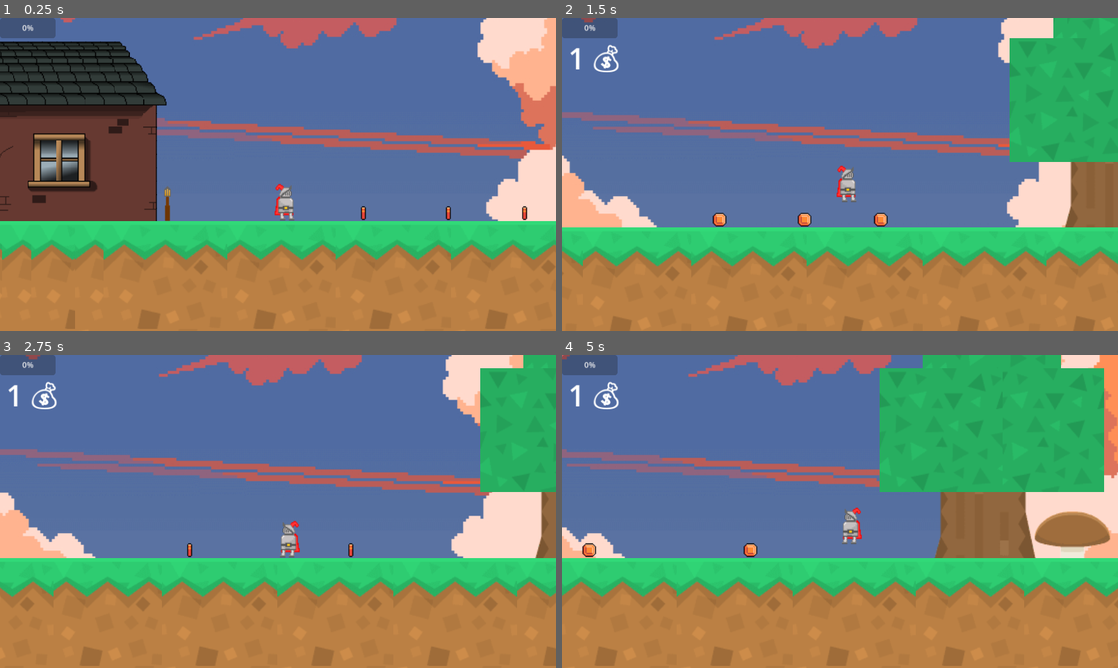
Above: before the commit, frames 1-4 (two rows, left to right).
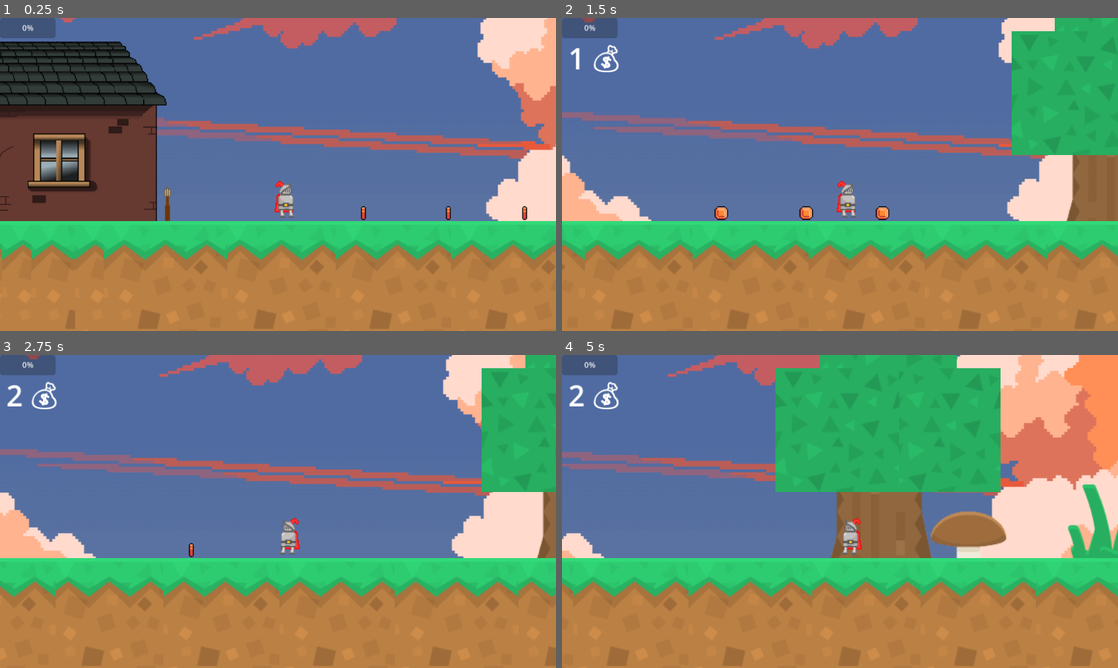
Above: after the commit, the same moments.

Repository: NotCritKai/TCITC
Game: Godot game, scene res://scenes/Scene1GAME.tscn
Same seed, same stepped clock (60 frames per second), same inputs: the game is played once before the commit and once after it.
Inputs:
- Up to frame 1 (0.25 s): no input
- Up to frame 2 (1.5 s): hold D (move_right) from 0.53 s (still down); tap W (jump) at 0.6, 0.77, 1.07, 1.35 s
- Up to frame 3 (2.75 s): tap W (jump) at 1.52, 1.82, 2.1 s; release D (move_right) at 2.03 s; hold A (move_left) from 2.03 s (still down)
- Up to frame 4 (5 s): release A (move_left) at 2.78 s; hold D (move_right) 2.78-4.28 s; tap W (jump) at 2.85, 3.02, 3.32, 3.6, 3.77, 4.07, 4.35, 4.52, 4.82 s; hold A (move_left) from 4.28 s (still down)

The runs differ from the first frame. In frame 1, 0.3% of the frame differs, in the area x 49-53%, y 52-65%; in frame 2, 8.2%; in frame 3, 1.7%; in frame 4, 32%, in the area x 0-100%, y 0-100%.

Commit message:
Enemy Movement

Diff:
--- /dev/null
+++ b/scenes/Enemy Scenes/enemy.tscn
@@ -0,0 +1,31 @@
+[gd_scene load_steps=5 format=3 uid="uid://c406akgi71htn"]
+
+[ext_resource type="Script" path="res://scripts/Enemy.gd" id="1_fke3w"]
+[ext_resource type="Texture2D" uid="uid://dwbo5srjv25ej" path="res://assets/Enemies/Corrupted Slime.png" id="2_na1vi"]
+
+[sub_resource type="RectangleShape2D" id="RectangleShape2D_qlhh0"]
+size = Vector2(16.1668, 15.2467)
+
+[sub_resource type="CapsuleShape2D" id="CapsuleShape2D_8y4tv"]
+height = 41.4822
+
+[node name="CharacterBody2D" type="CharacterBody2D"]
+script = ExtResource("1_fke3w")
+
+[node name="Sprite2D" type="Sprite2D" parent="."]
+texture = ExtResource("2_na1vi")
+
+[node name="CollisionShape2D" type="CollisionShape2D" parent="."]
+position = Vector2(-1, 8)
+scale = Vector2(1.2371, 0.524702)
+shape = SubResource("RectangleShape2D_qlhh0")
+
+[node name="Area2D" type="Area2D" parent="."]
+
+[node name="CollisionShape2D" type="CollisionShape2D" parent="Area2D"]
+position = Vector2(-1, 6)
+rotation = 1.57171
+scale = Vector2(1.32339, 0.964268)
+shape = SubResource("CapsuleShape2D_8y4tv")
+
+[connection signal="body_entered" from="Area2D" to="." method="_on_area_2d_body_entered"]
--- a/scenes/KnightPlayer.tscn
+++ b/scenes/KnightPlayer.tscn
@@ -20,7 +20,7 @@
 
 [node name="CollisionShape2D" type="CollisionShape2D" parent="."]
 position = Vector2(8, 9)
-scale = Vector2(0.7, 0.7)
+scale = Vector2(1.99528, -0.80825)
 shape = SubResource("CapsuleShape2D_o55lt")
 
 [node name="DashTimer" type="Timer" parent="."]
--- /dev/null
+++ b/scripts/Enemy.gd
@@ -0,0 +1,55 @@
+extends CharacterBody2D
+
+@export var speed: float = 100.0
+@export var patrol_distance: float = 200.0
+@export var detection_range: float = 250.0
+@export var follow_always: bool = true
+@export var player: NodePath
+@export var gravity: float = 980.0
+@export var damage: int = 10   # Damage dealt to player
+
+var start_position: Vector2
+var direction: int = 1
+var player_node: Node2D
+
+func _ready():
+	start_position = global_position
+	if player != null and str(player) != "":
+		player_node = get_node(player)
+
+func _physics_process(delta: float) -> void:
+	# Apply gravity
+	velocity.y += gravity * delta
+
+	# Decide whether to chase or patrol
+	if player_node and (follow_always or is_player_in_range()):
+		chase_player()
+	else:
+		patrol()
+
+	# Move using CharacterBody2D's built-in velocity
+	move_and_slide()
+
+func patrol() -> void:
+	velocity.x = speed * direction
+	if abs(global_position.x - start_position.x) > patrol_distance or is_on_wall():
+		direction *= -1
+
+func chase_player() -> void:
+	var direction_to_player = (player_node.global_position - global_position).normalized()
+	velocity.x = direction_to_player.x * speed
+
+func is_player_in_range() -> bool:
+	return global_position.distance_to(player_node.global_position) <= detection_range
+
+# -------------------------
+# Damage System
+# -------------------------
+
+func _on_area_2d_body_entered(body):
+		# Debug print to confirm collision
+	print("Enemy collided with:", body.name)
+
+	# Only damage if the body has a take_damage() function
+	if body.has_method("take_damage"):
+		body.take_damage(damage)
--- a/scripts/player.gd
+++ b/scripts/player.gd
@@ -1,44 +1,75 @@
 extends CharacterBody2D
-
 
 const SPEED = 225.0
 const JUMP_VELOCITY = -250.0
 var coins = 0
 
-#Health
-@export var maxHealth = 100
-@onready var currentHealth: int = maxHealth
+# Health
+@export var maxHealth: int = 100
+var currentHealth: int
 signal healthChanged
 
-# Get the gravity from the project settings to be synced with RigidBody nodes.
-var gravity = ProjectSettings.get_setting("physics/2d/default_gravity")
+# Damage cooldown (so you don’t take damage every frame)
+@export var damageCooldown: float = 1.0
+var canTakeDamage: bool = true
 
-@onready var sprite = $Sprite2D
+# Gravity
+var gravity: float = ProjectSettings.get_setting("physics/2d/default_gravity")
 
-func _physics_process(delta):
-	# Add the gravity.
+@onready var sprite: Sprite2D = $Sprite2D
+
+func _ready() -> void:
+	# Initialize health at start
+	currentHealth = maxHealth
+	emit_signal("healthChanged", currentHealth)
+	print("Player ready with health:", currentHealth)
+
+func _physics_process(delta: float) -> void:
+	# Add gravity
 	if not is_on_floor():
 		velocity.y += gravity * delta
 
-
-	# Handle jump.
+	# Handle jump
 	if Input.is_action_just_pressed("jump") and is_on_floor():
 		velocity.y = JUMP_VELOCITY
 
-	#Get the input direction: -1, 0, or 1
-	var direction = Input.get_axis("move_left", "move_right")
+	# Get the input direction: -1, 0, or 1
+	var direction := Input.get_axis("move_left", "move_right")
 
-	#Flips sprite
+	# Flip sprite
 	if direction > 0:
 		sprite.flip_h = false
-
 	elif direction < 0:
 		sprite.flip_h = true
 
-	#Applies direction
-	if direction:
+	# Apply direction
+	if direction != 0:
 		velocity.x = direction * SPEED
 	else:
 		velocity.x = move_toward(velocity.x, 0, SPEED)
 
 	move_and_slide()
+
+# -------------------------
+# Damage System
+# -------------------------
+
+func take_damage(amount: int) -> void:
+	if canTakeDamage:
+		currentHealth -= amount
+		emit_signal("healthChanged", currentHealth)
+		print("Player health:", currentHealth)
+
+		if currentHealth <= 0:
+			die()
+
+		# Start cooldown so damage isn’t applied every frame
+		canTakeDamage = false
+		# Use a timer to reset damage flag
+		var timer := get_tree().create_timer(damageCooldown)
+		timer.timeout.connect(func():
+			canTakeDamage = true)
+
+func die() -> void:
+	print("Player has died!")
+	# Add respawn or game over logic here
Not shown: 1 places in scenes/Main_Menu.tscn that only renumber resources
Not shown, added: scenes/Enemy Scenes/ene592F.tmp
